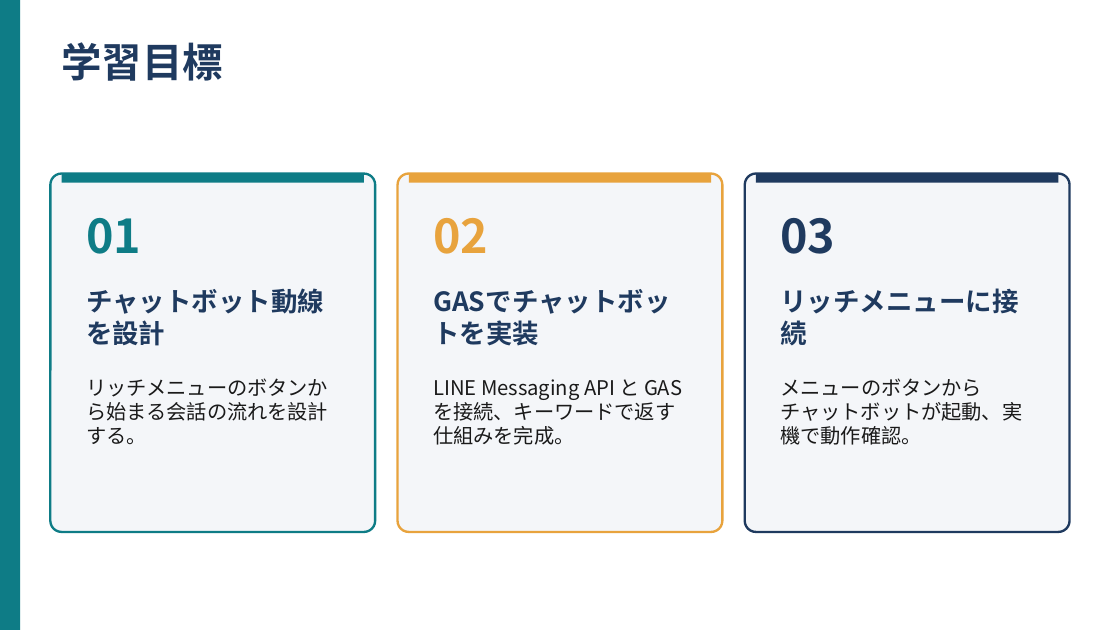
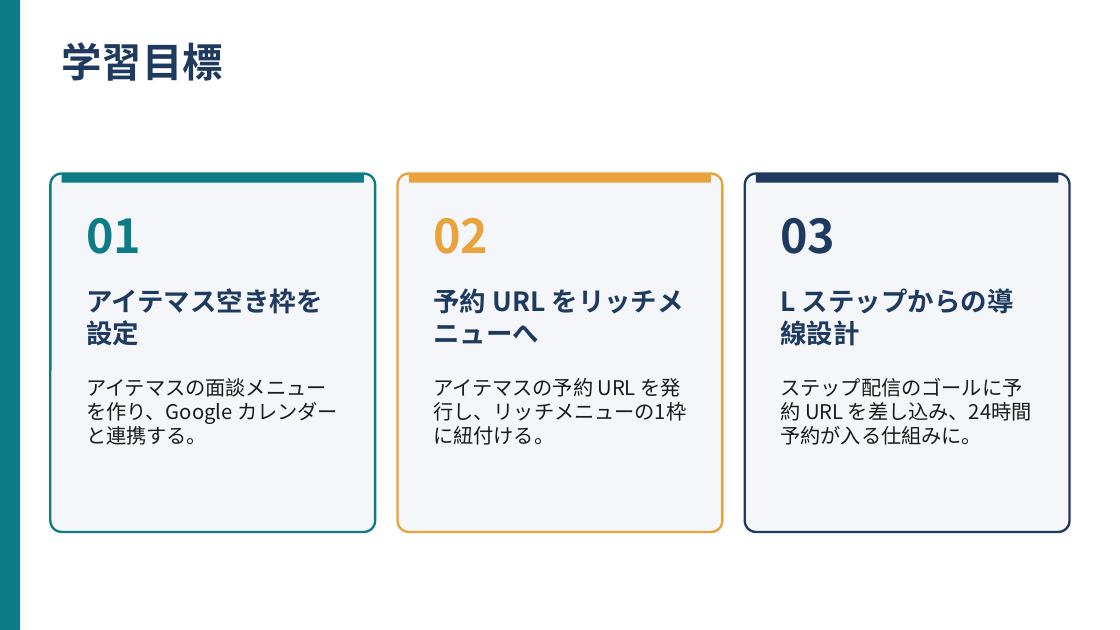
Before and after one commit to kana-story-321/github.io, a slide deck: slide 2 of lecture_pptx/out/s11/ワーク01.pptx. Drawn at 1120x630 pixels with LibreOffice and Linux fonts; fonts in the diff are those of the drawing. Boxes give left, top, right and bottom in pixels: in the first picture for what was removed or moved away, otherwise in the second. Text is boxed around its words. In the diff, an @@ line names an element or a change of style, - is before the commit and + after.

```diff
--- a/lecture_pptx/out/s11/ワーク01.pptx
+++ b/lecture_pptx/out/s11/ワーク01.pptx
@@ text at (86,288,323,345): text changed @@
-チャットボット動線を設計
+アイテマス空き枠を設定
@@ text at (433,288,684,344): text changed @@
-GASでチャットボットを実装
+予約 URL をリッチメニューへ
@@ text at (780,288,1014,346): text changed @@
-リッチメニューに接続
+L ステップからの導線設計
@@ text at (86,378,338,445): text changed @@
-リッチメニューのボタンから始まる会話の流れを設計する。
+アイテマスの面談メニューを作り、Google カレンダーと連携する。
@@ text at (433,378,686,445): text changed @@
-LINE Messaging API と GAS を接続、キーワードで返す仕組みを完成。
+アイテマスの予約 URL を発行し、リッチメニューの1枠に紐付ける。
@@ text at (780,378,1032,445): text changed @@
-メニューのボタンからチャットボットが起動、実機で動作確認。
+ステップ配信のゴールに予約 URL を差し込み、24時間予約が入る仕組みに。
```
Also in this commit, not shown: 7 other slides changed, 5 other files.
